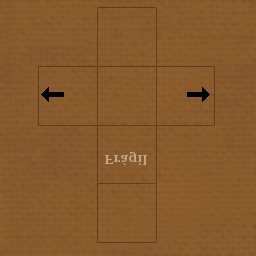
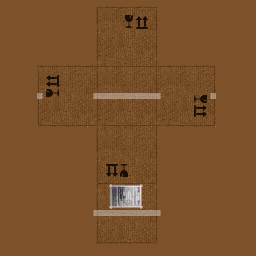
Two versions of the same layered image (256×256). Layer-by-layer changes:
removed layer "det2" over [187, 87, 210, 102]
removed layer "det1" over [41, 87, 64, 102]
removed layer "Frágil" over [105, 152, 147, 165]
added layer "tape" above "Label tape" over [37, 93, 216, 216]
added layer "Label tape" above "Label colors" over [109, 184, 143, 209]
added layer "Label colors" (hard light, 20%) above "Labels" over [112, 187, 140, 206]
added layer "Labels" above "Symbols" over [111, 186, 141, 207]
added layer "Symbols" (80%) above "uv" over [46, 15, 207, 177]
"uv": opacity 30% → 20%, painted on it over [0, 0, 256, 256]
added layer "grid" (soft light, 10%) above "Cardboard_dark" over [38, 6, 215, 244]
added layer "Cardboard_dark" (multiply, 75%) above "fundo" over [0, 0, 256, 256]
painted on "fundo" over [0, 0, 256, 256]
